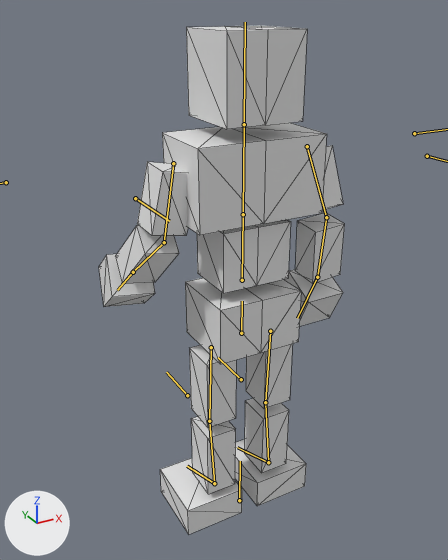
The glTF model BrowserGame/public/models/animateblend3.glb: old version first, new version second.
Before and after are seen from a camera (50 mm lens) standing at (-7.76, -13.08, 9.42) and looking at (-0.07, 0.89, 2.43). The lights are fixed; the arrows at lower left show +X, +Y and +Z. Both versions are drawn at frame 9 of the action '03_chest.run'; the numbers are the values there. The bones that bend it are drawn over the model as lines. Mesh edges are drawn as thin lines.

The first picture shows '立方体'.
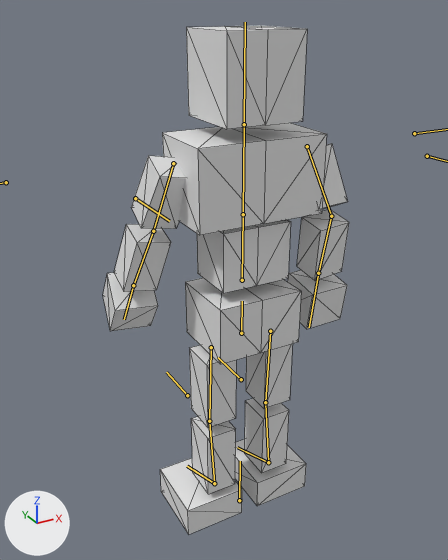
The edits, one by one:
Bone 'upper arm.R' (bone_upper_arm_r) turns from (2, 1, 79) to (-18, 4, 79) degrees about its own x, y and z.
Bone 'forearm.R' (bone_forearm_r) turns from (-38, 0, 1) to (7, 0, 0) degrees about its own x, y and z.
Bone 'hand.R' (bone_hand_r) turns from (-12, 4, 10) to (-19, 6, 9) degrees about its own x, y and z.
Bone 'upper arm.L' (bone_upper_arm_l) turns from (24, -8, -85) to (30, -10, -85) degrees about its own x, y and z.
Bone 'forearm.L' (bone_forearm_l) turns from (-23, 0, 0) to (-34, 0, -1) degrees about its own x, y and z.
Bone 'hand.L' (bone_hand_l) turns from (-22, 1, -3) to (-1, 2, -3) degrees about its own x, y and z.

Boxes (x1, y1, x2, y2) around the edits, measured in the pictures (448 x 560 px):
'立方体', posed: before (99, 26, 344, 534); after (103, 26, 349, 534)
bone 'upper arm.R', root to tip: before (173, 163) to (164, 242); after (173, 163) to (153, 231)
bone 'forearm.R', root to tip: before (164, 242) to (133, 272); after (153, 231) to (133, 285)
bone 'hand.R', root to tip: before (133, 272) to (117, 290); after (133, 285) to (124, 319)
bone 'upper arm.L', root to tip: before (307, 146) to (326, 217); after (307, 146) to (331, 216)
bone 'forearm.L', root to tip: before (326, 217) to (317, 277); after (331, 216) to (318, 273)
bone 'hand.L', root to tip: before (317, 277) to (297, 318); after (318, 273) to (309, 327)
